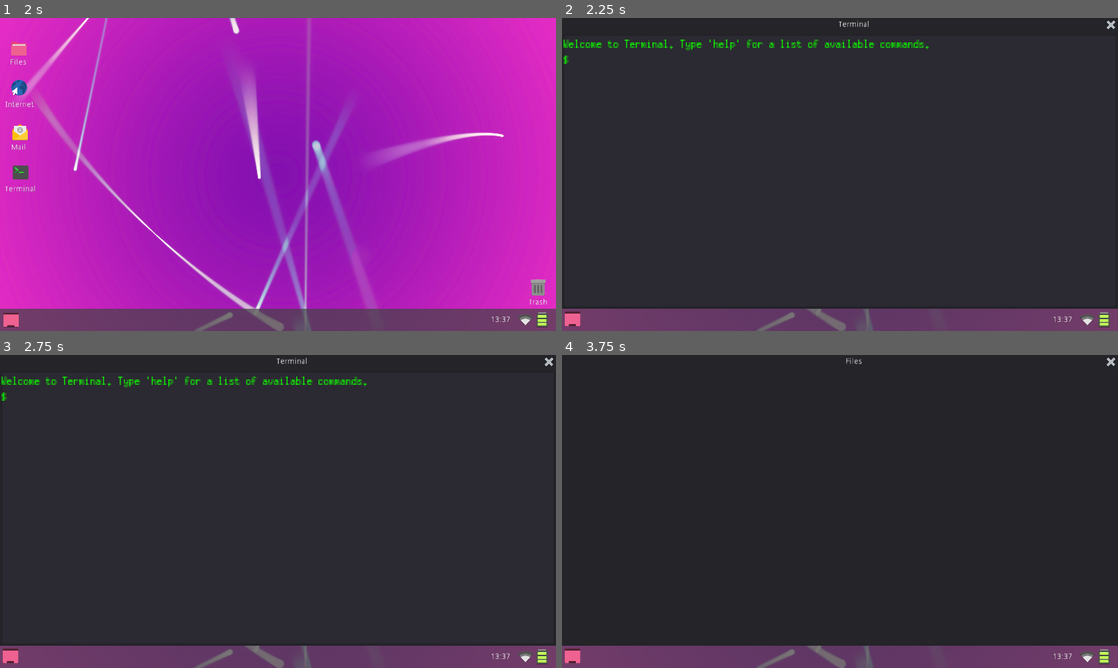
Above: before the commit, frames 1-4 (two rows, left to right).
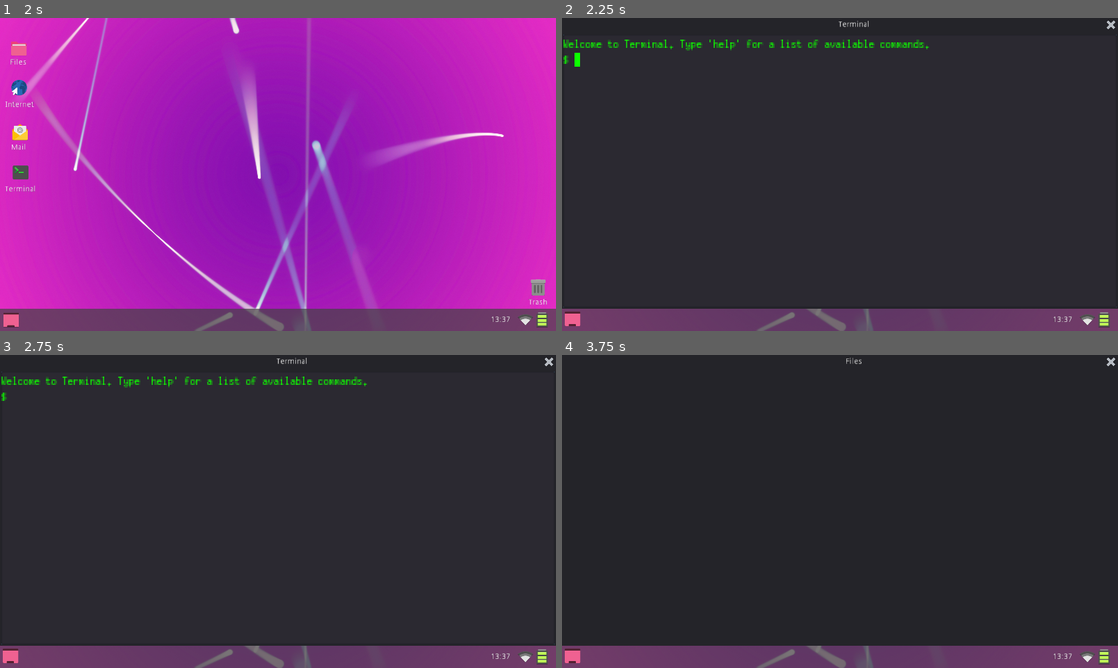
Above: after the commit, the same moments.

Repository: gabriele-costa/chloetart
Game: Godot game, scene res://Scenes/Logscreen.tscn
Two runs of this game, one before a commit and one after it. Both use one fixed random seed, a clock stepped at 60 frames per second and the inputs below.
Inputs (mouse positions are in pixels of both pictures, inside the frame that each line leads up to):
- Up to frame 1 (2 s): click (278, 218) at 0.52 s; type "Chloe" at 0.6 s; tap Enter at 1.25 s
- Up to frame 2 (2.25 s): click "Terminal" at 2 s
- Up to frame 3 (2.75 s): no input
- Up to frame 4 (3.75 s): click (573, 655) at 2.75 s; click "Files" at 3.5 s

Frame 1 is identical in both runs. In frame 2, less than 0.1% of the frame differs, in the area x 0-100%, y 5-93%; in frame 3, less than 0.1%; in frame 4, nothing differs.

Commit message:
some logic

Diff:
--- a/Scripts/TerminaTextEdit.gd
+++ b/Scripts/TerminaTextEdit.gd
@@ -4,12 +4,12 @@
 # Declare member variables here. Examples:
 # var a = 2
 # var b = "text"
-
+var help_msg = "List of available commands (type 'help CMD' for detaild info about command CMD).\n clear: reset the terminal.\n exit: close the terminal.\n help: get help on available commands.\n netdog: connect and communicate with remote systems.\n nscan: scan a remote system over the network.\n whichip: translate machine names into ip addresses."
 
 # Called when the node enters the scene tree for the first time.
 func _ready():
-	pass # Replace with function body.
-
+	self.grab_focus()
+	self.cursor_set_column(2)
 
 # Called every frame. 'delta' is the elapsed time since the previous frame.
 # func _process(delta):
@@ -21,7 +21,7 @@
 	var line = self.get_line(nline - 1)
 	if line == "" :
 		var cmd = self.get_line(nline - 2)
-		print(cmd)
+		exec_command(cmd)
 
 
 func _on_TextEdit_cursor_changed():
@@ -29,3 +29,29 @@
 	var cline = self.cursor_get_line()
 	if not (nline-1) == cline:
 		self.cursor_set_line(nline-1)
+	if self.get_line(cline).length() < 2:
+		self.set_line(cline, "$ ")
+		self.cursor_set_column(2)
+
+
+func exec_command(command):
+	var token = command.split(" ")
+	if token[1] == "":
+		pass
+	elif token[1] == "clear":
+		self.select_all()
+		self.cut()
+		self.insert_text_at_cursor("$ ")
+	elif token[1] == "exit":
+		get_tree().change_scene("res://Scenes/Desktop.tscn")
+	elif token[1] == "help":
+		if token.size() < 3:
+			cprint(help_msg)
+		elif token[2] == "clear":
+			pass
+	else:
+		cprint("Unknown commnad '" + token[1] + "'. Type 'help' for a list of available commnds")
+
+func cprint(msg):
+	self.insert_text_at_cursor(msg)
+	self.insert_text_at_cursor("\n$ ")
